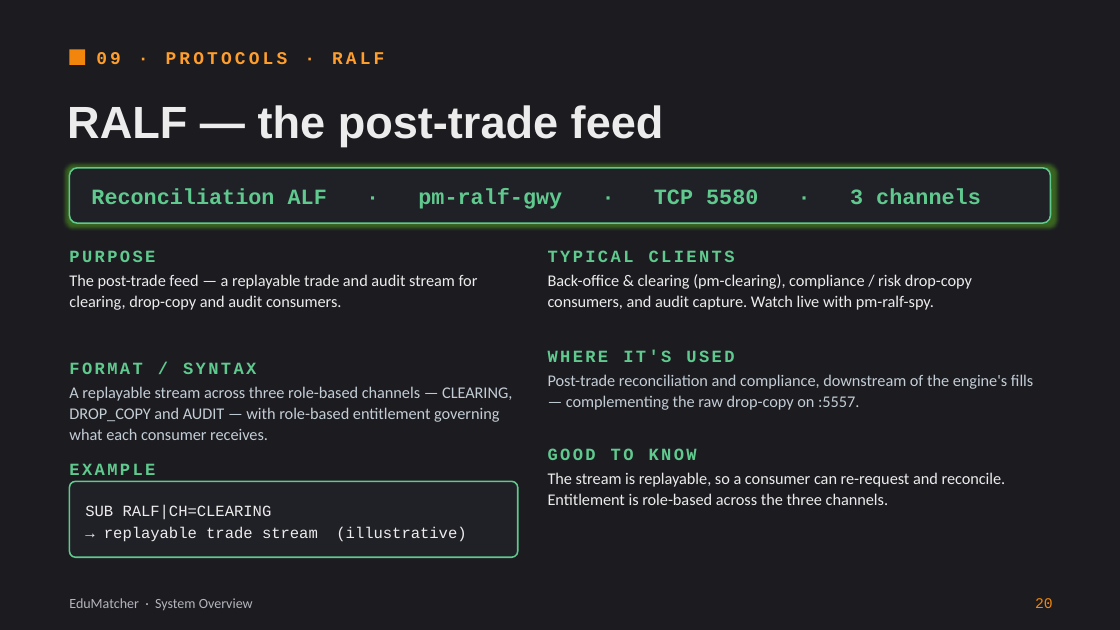
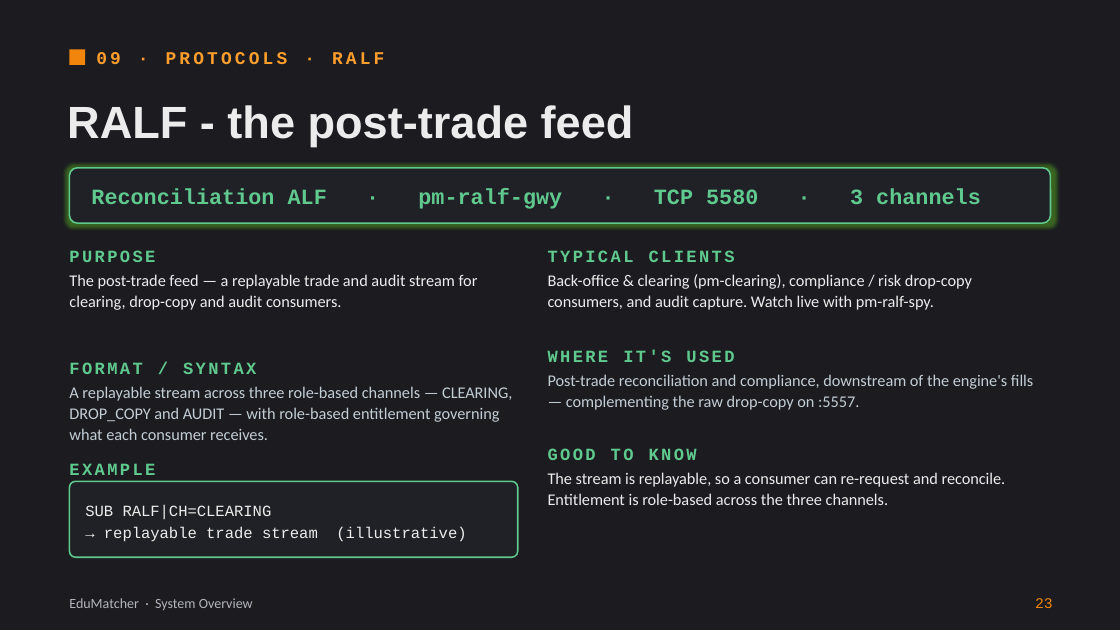
Before and after one commit to johan162/EduMatcher, a slide deck: slide 23 of docs/presentations/introduction-to-edumatcher.pptx (slide 20 before the commit). Drawn at 1120x630 pixels with LibreOffice and Linux fonts; fonts in the diff are those of the drawing. Boxes give left, top, right and bottom in pixels: in the first picture for what was removed or moved away, otherwise in the second. Text is boxed around its words. In the diff, an @@ line names an element or a change of style, - is before the commit and + after.

```diff
--- a/docs/presentations/introduction-to-edumatcher.pptx
+++ b/docs/presentations/introduction-to-edumatcher.pptx
@@ title at <box>67,105,634,147</box>: text changed @@
-RALF — the post-trade feed
+RALF - the post-trade feed
@@ text at <box>1035,598,1053,608</box>: text changed @@
-20
+23
```
Also in this commit, not shown: 29 other slides changed, 3 slides added.
